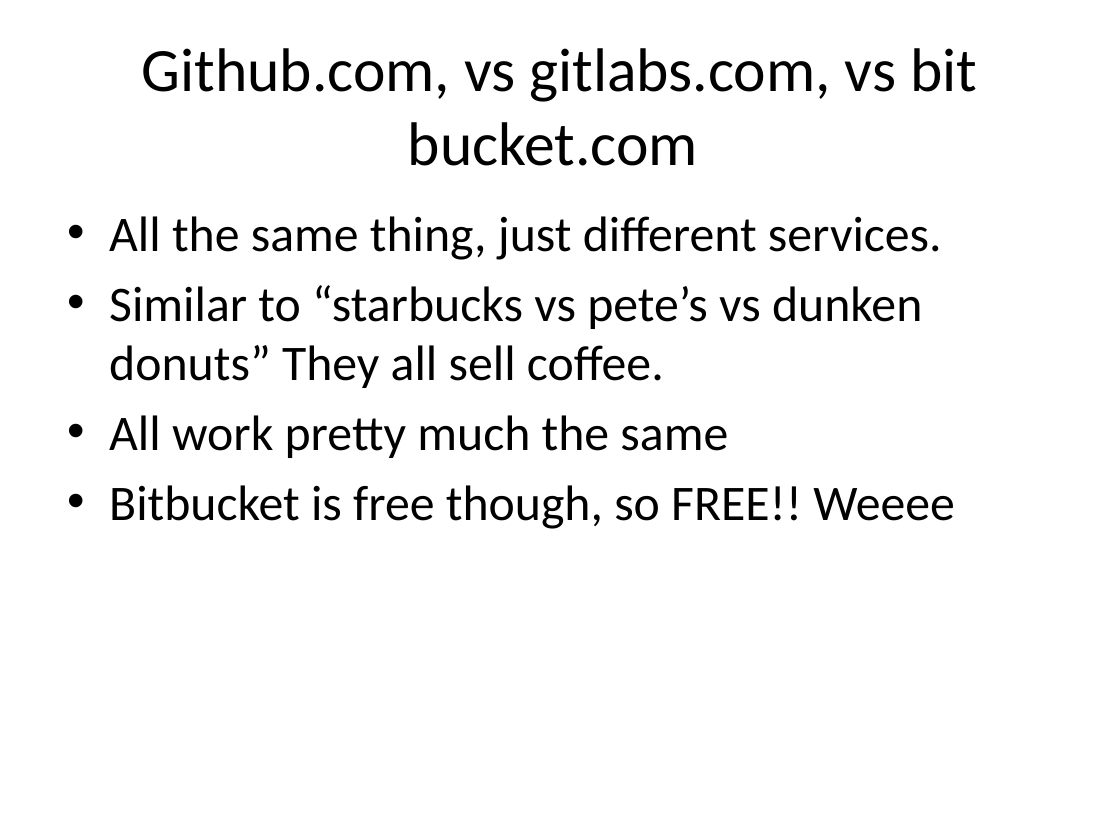
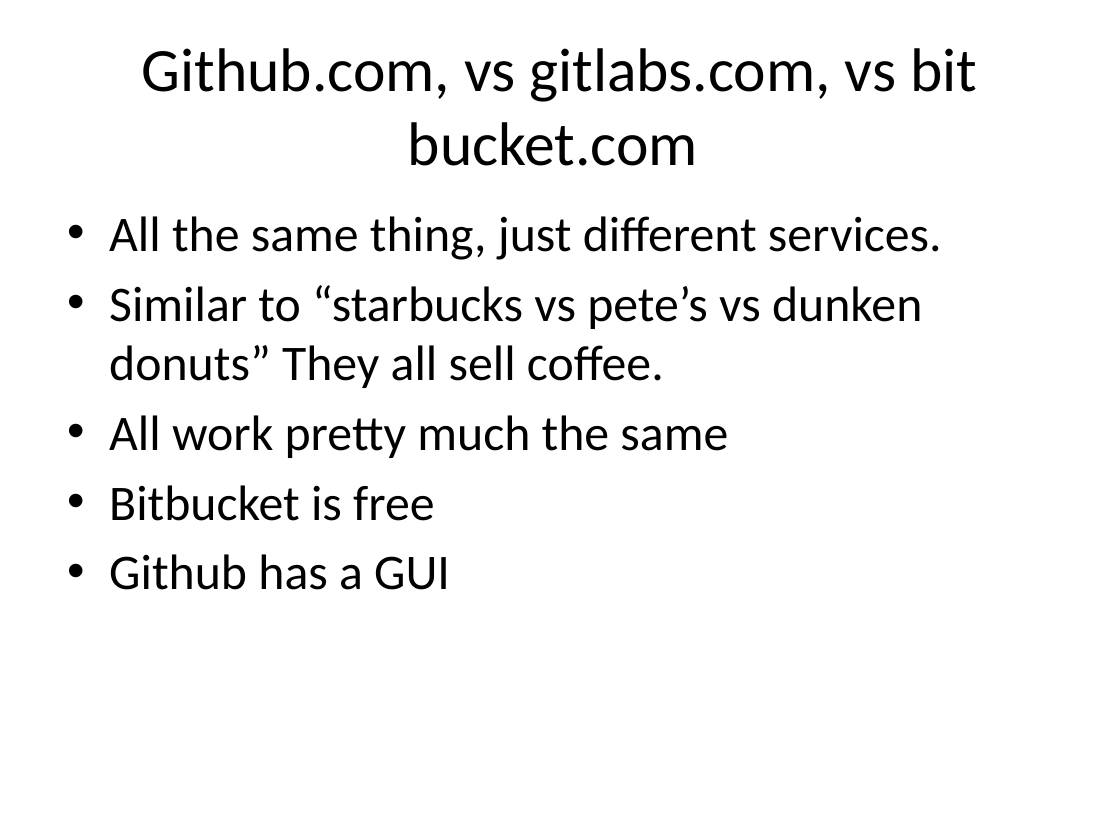
Before and after one commit to jtian1167/SLP-demo, a slide deck: slide 6 of SLP github.pptx. Drawn at 1120x840 pixels with LibreOffice and Linux fonts; fonts in the diff are those of the drawing. Boxes give left, top, right and bottom in pixels: in the first picture for what was removed or moved away, otherwise in the second. Text is boxed around its words. In the diff, an @@ line names an element or a change of style, - is before the commit and + after.

```diff
--- a/SLP github.pptx
+++ b/SLP github.pptx
@@ text at (x1=109, y1=485, x2=450, y2=590): text changed @@
-• Bitbucket is free though, so FREE!! Weeee
+• Bitbucket is free
+• Github has a GUI
```
Also in this commit, not shown: 6 other slides changed, 2 slides added, 1 slide removed.
